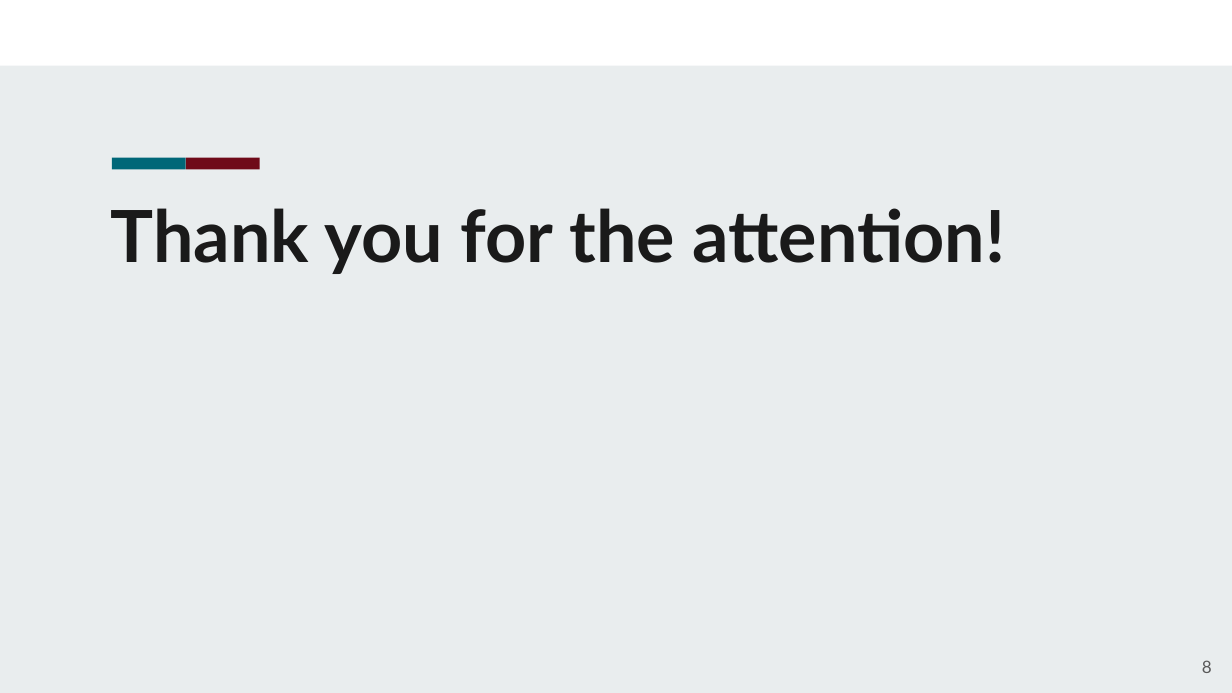
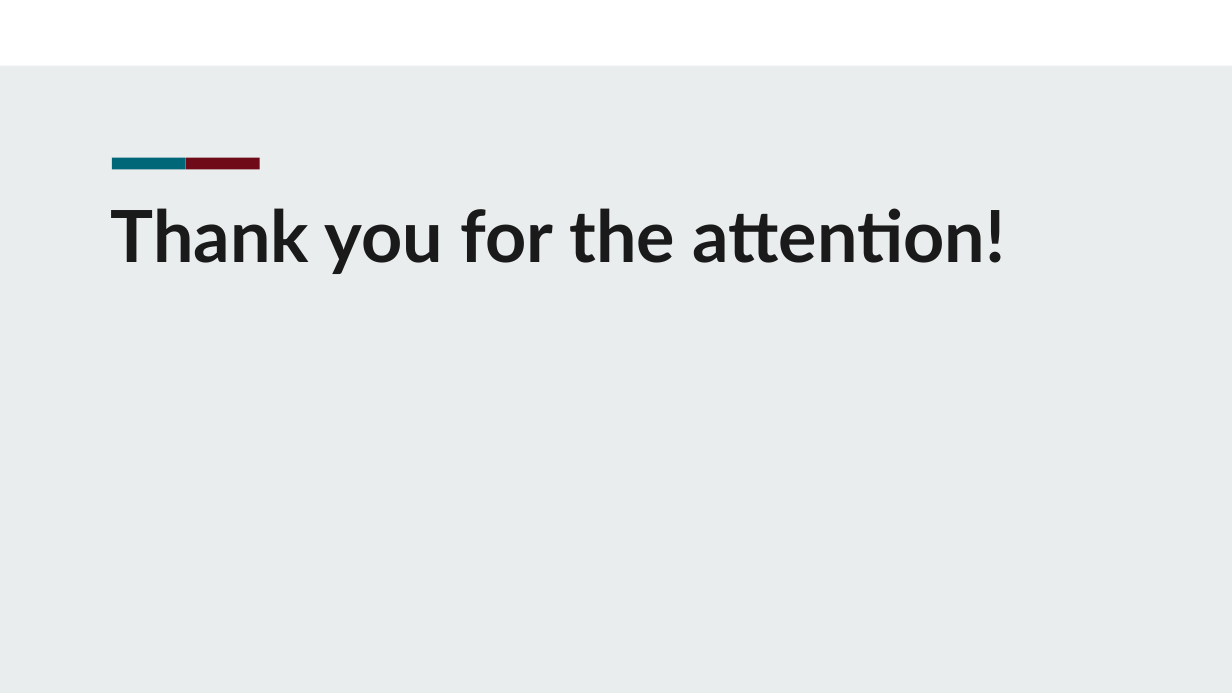
Before and after one commit to pietro-nardelli/sapienza-ppt-template, a slide deck: slide 8 of light/sapienza-ppt-template.odp. Drawn at 1232x693 pixels with LibreOffice and Linux fonts; fonts in the diff are those of the drawing; background and template pictures are left out. Boxes give left, top, right and bottom in pixels: in the first picture for what was removed or moved away, otherwise in the second. Text is boxed around its words. In the diff, an @@ line names an element or a change of style, - is before the commit and + after.

```diff
--- a/light/sapienza-ppt-template.odp
+++ b/light/sapienza-ppt-template.odp
@@ page number removed at (1202,660,1212,673) @@
-8
```
Also in this commit, not shown: 2 other slides changed, 5 other files.
